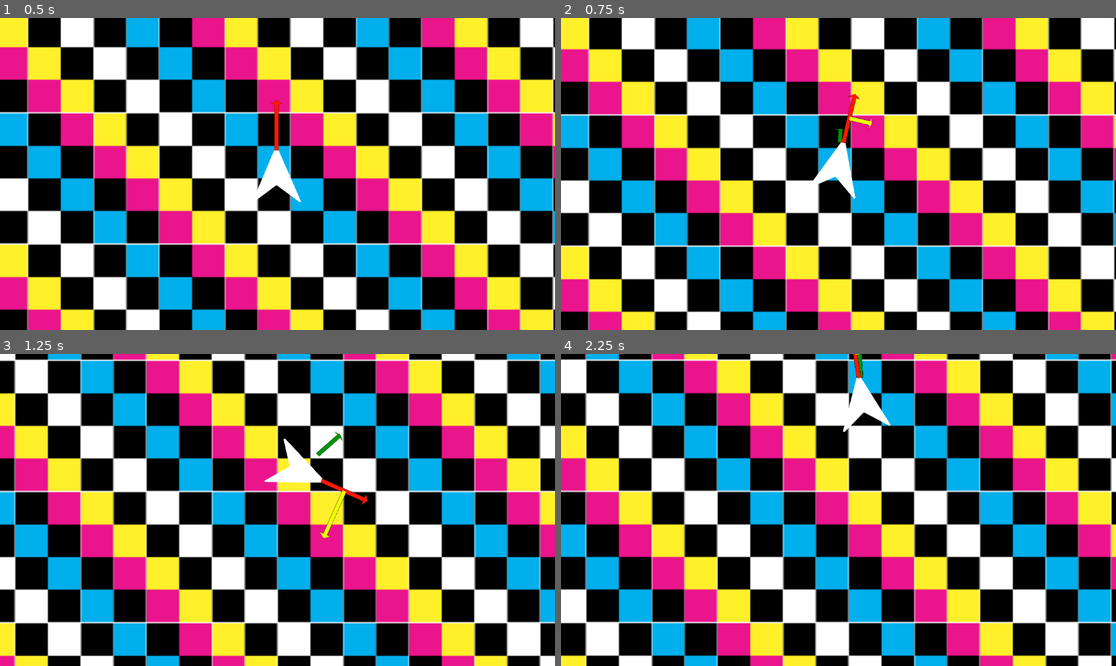
Above: before the commit, frames 1-4 (two rows, left to right).
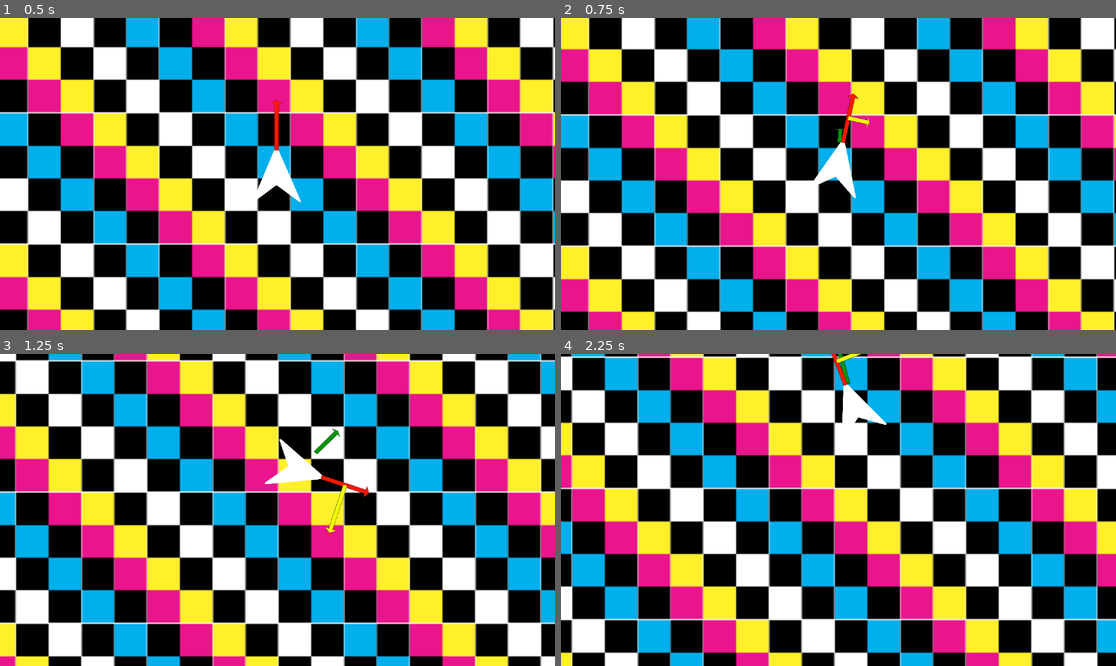
Above: after the commit, the same moments.

Repository: ParadoxArcher/Angle_Advantage
Game: Godot game, scene res://Scenes/GameScene.tscn
Two runs of this game, one before a commit and one after it. Both use one fixed random seed, a clock stepped at 60 frames per second and the inputs below.
Inputs:
- Up to frame 1 (0.5 s): no input
- Up to frame 2 (0.75 s): tap Enter at 0.5 s; hold D (RotateRight) from 0.53 s (still down); hold W (Boost) from 0.53 s (still down)
- Up to frame 3 (1.25 s): keep holding D (RotateRight); keep holding W (Boost)
- Up to frame 4 (2.25 s): release D (RotateRight) at 1.28 s; release W (Boost) at 1.28 s; hold S (Back) 1.28-2.03 s; tap W (Boost) at 1.35 s; hold D (RotateRight) from 2.03 s (still down); hold W (Boost) from 2.03 s (still down); tap Space (Dodge) at 2.1 s

Frame 1 is identical in both runs. In frame 2, 0.2% of the frame differs, in the area x 45-57%, y 24-58%; in frame 3, 14%; in frame 4, 54%, in the area x 0-100%, y 0-100%.

Commit message:
vault backup: 2025-01-13 07:50:24

Diff:
--- a/zProject Files/Godot/Scripts/PlayerScript.gd
+++ b/zProject Files/Godot/Scripts/PlayerScript.gd
@@ -1,10 +1,18 @@
 extends CharacterBody2D
 
 #region Variables
+## Brake Variables
+@export var BrakeDecelMult = [5, 3] # {0: SpeedDecelMult, 1: RotaDecelMult}
+var isBraking = false
+
+## CounterSteering
+@export var CounterScaler = [1, .5] # {0: CounterAccel, 1: CounterSteer}
+
 ## Boost Variables
 @export var MaxSpeed = [1000, 1000] # {0: Fluctuating, 1: BaseMaxSpeed} ## Beware DodgeMaxSpeed
 @export var SpeedAccel = 1.3
 @export var SpeedDecel = [.3, .3] # {0: Fluctuating,  1: Decel} ## Beware BrakeDecelMult
+@export var BoostDecay = .8
 var BoostDir = Vector2(0, 0)
 var AccelRate = 0
 
@@ -15,15 +23,11 @@
 @export var RotaDecel = [PI/8, PI/8] # {0: Fluctuating, 1: BaseRotaDecel} ## Beware BrakeDecelMult
 var RotaRate = 0
 
-## Brake Variables
-@export var BrakeDecelMult = [5, 2] # {0: SpeedDecelMult, 1: RotaDecelMult}
-var isBraking
-
 ##Dodge Variables
 @export var DodgeMaxSpeed = [1.25, 100, -4] # {0: MaxSpeedMultiplier, 1: MaxSpeedDecel, 2: EaseCurve}
 @export var DodgeMaxRota = [2, PI/2, -4] # {0: MaxRotaMultiplier, 1: MaxRotaDecel, 2: EaseCurve}
 
-## Display Variables
+## Markers Variables
 @export var MarkerSize = {"CenterGap": 50, "RotaSpeedGap": 75, "VelLength": .5, "NeutralLength": .35, "RotaSpeedLength": .5} #RotaSpeedGap left unimplemented, intended to slide rota_speed_display along neutral_display
 @export var Markers = [true, false]
 @onready var vel_display = $Sprites/VelDisplay
@@ -35,7 +39,6 @@
 	var MoveInput = Vector2(Input.get_action_strength("RotateRight") - Input.get_action_strength("RotateLeft"), Input.get_action_strength("Boost") - Input.get_action_strength("Back"))
 
 	#region isBraking
-
 	if Input.is_action_pressed("Brake"):
 		isBraking = true
 	else:
@@ -50,11 +53,13 @@
 
 	if MoveInput.y > 0:
 		BoostDir = Vector2(cos(rotation), sin(rotation))
-		var CounterAccel = BoostDir.dot(velocity.normalized()) # Needs to have it's sign preserved after +1 then /2, but to optimize it is left alone here
-		AccelRate = SpeedAccel - SpeedDecel[0] * ((CounterAccel + 1 ) / 2 * sign(CounterAccel) )
+		var CounterAccel = BoostDir.dot(velocity.normalized()) # Needs to have it's sign preserved after +1 then /2, this scales it between 0 and 1, optimization leaves it as is
+		AccelRate = SpeedAccel - SpeedDecel[0] * ((CounterAccel + 1 ) / 2 * sign(CounterAccel) ) * CounterScaler[0]
 	else:
-		BoostDir = Vector2(0, 0)
-		AccelRate = SpeedDecel[0] #BaseSpeedDecel
+		BoostDir = lerp(BoostDir, Vector2(0, 0), BoostDecay * delta)
+		AccelRate = SpeedDecel[0]
+
+		print(BoostDir)
 	#endregion
 
 	#region Rotation
@@ -64,7 +69,7 @@
 		RotaDecel[0] = RotaDecel[1] * BrakeDecelMult[1]
 
 	if MoveInput.x != 0:
-		var CounterSteer = absf((RotaSpeed / MaxRota[0] ) - MoveInput.x)
+		var CounterSteer = absf((RotaSpeed / MaxRota[0] ) - MoveInput.x) * CounterScaler[1]
 		RotaRate = RotaAccel + RotaDecel[0] * CounterSteer
 	else:
 		RotaRate = RotaDecel[0]
Not shown, changed: .obsidian/workspace.json
Not shown, changed: DevNotes/Player/Movement/Rotation.md
Not shown, added: Reference Images/Pasted image 20250112081857.png
